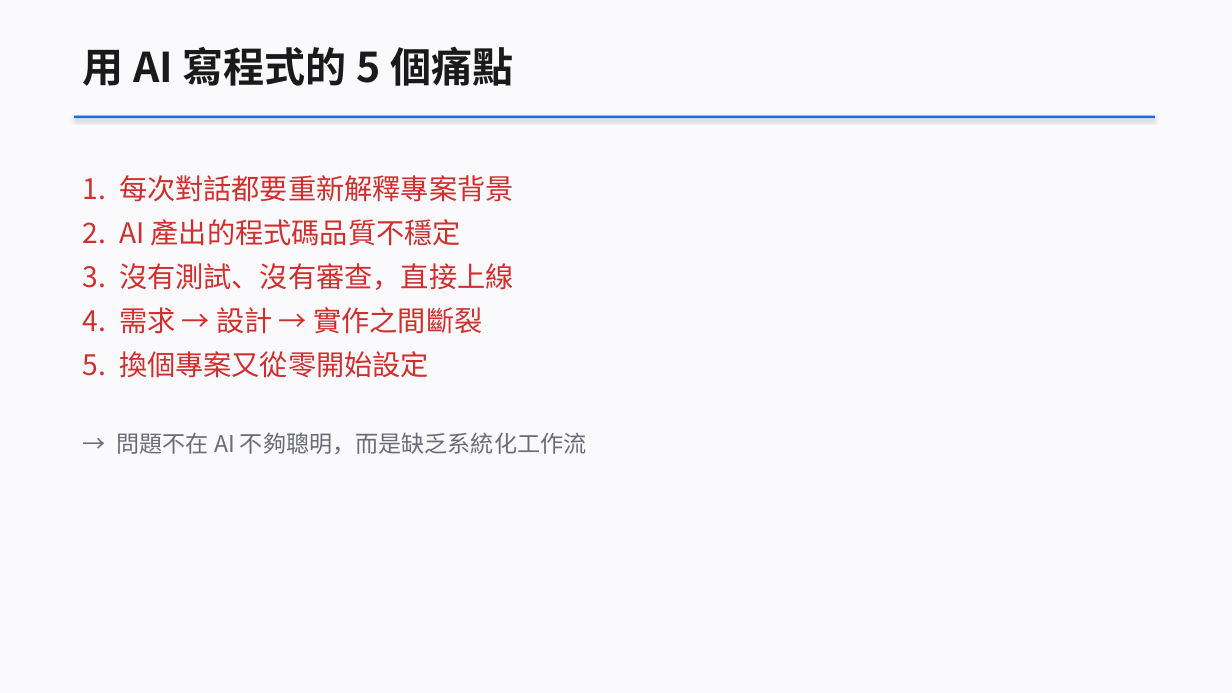
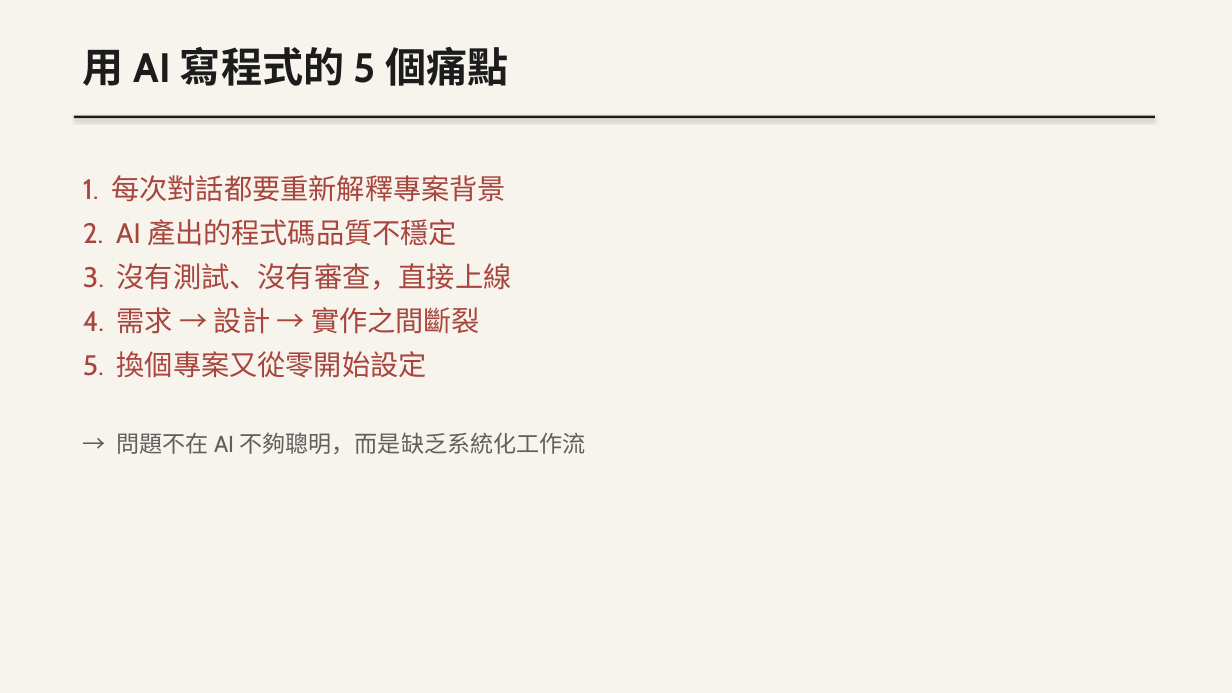
Before and after one commit to bheadwei/claude-GUNDAM-zh-tw, a slide deck: slide 3 of workshop/docs/slides/VibeCoding_Workshop.pptx. Drawn at 1232x693 pixels with LibreOffice and Linux fonts; fonts in the diff are those of the drawing. Boxes give left, top, right and bottom in pixels: in the first picture for what was removed or moved away, otherwise in the second. Text is boxed around its words. In the diff, an @@ line names an element or a change of style, - is before the commit and + after.

Commit message:
style(workshop): PPTX 套用 Lovable 設計風格
- 背景：純白 → Cream #f7f4ed
- 主文字：黑 → Charcoal #1c1c1c
- 強調色：藍 → Charcoal（Lovable 主 CTA 即深色）
- 語意色（綠/黃/紅）改成 Lovable 暖中性去飽和版
- 字體：微軟正黑體 → Segoe UI（Lovable system-ui fallback），CJK 維持微軟正黑體
- 程式碼區塊邊框改用 Light Cream #eceae4

來源：.claude/ui/lovable/DESIGN.md

```diff
--- a/workshop/docs/slides/VibeCoding_Workshop.pptx
+++ b/workshop/docs/slides/VibeCoding_Workshop.pptx
@@ background #FAFAFC to #F7F4ED @@
@@ text "用 AI 寫程式的 5 個痛點" at (83, 47, 508, 86): font Noto Sans CJK TC to Cabin, text colour #1A1A1A to #1C1C1C @@
@@ rectangle at (74, 116, 1155, 118): fill #1A6BE5 to #1C1C1C @@
@@ text "1. 每次對話都要重新解釋專案背景" at (83, 175, 586, 454): font Noto Sans CJK TC to Cabin; text colour #D12E2E to #A8453D in "1. 每次對話都要重新解釋專案背景", "2. AI 產出的程式碼品質不穩定", "3. 沒有測試、沒有審查，直接上線", "4. 需求 → 設計 → 實作之間斷裂" and 1 more places; text colour #6B6B76 to #5F5F5D in "→ 問題不在 AI 不夠聰明，而是缺乏系統化工作流" @@
```
Also in this commit, not shown: 38 other slides changed, 1 other file.
